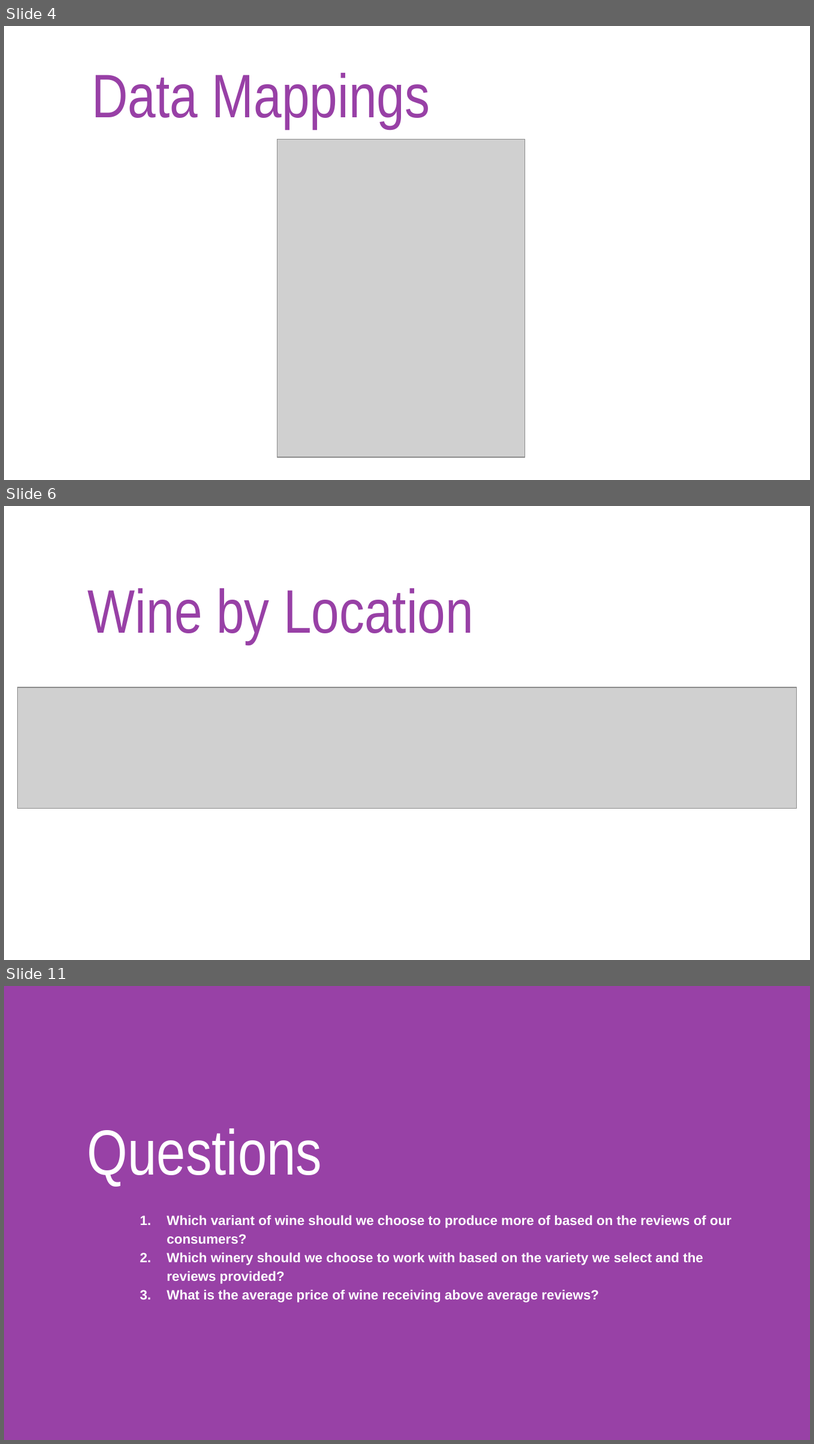
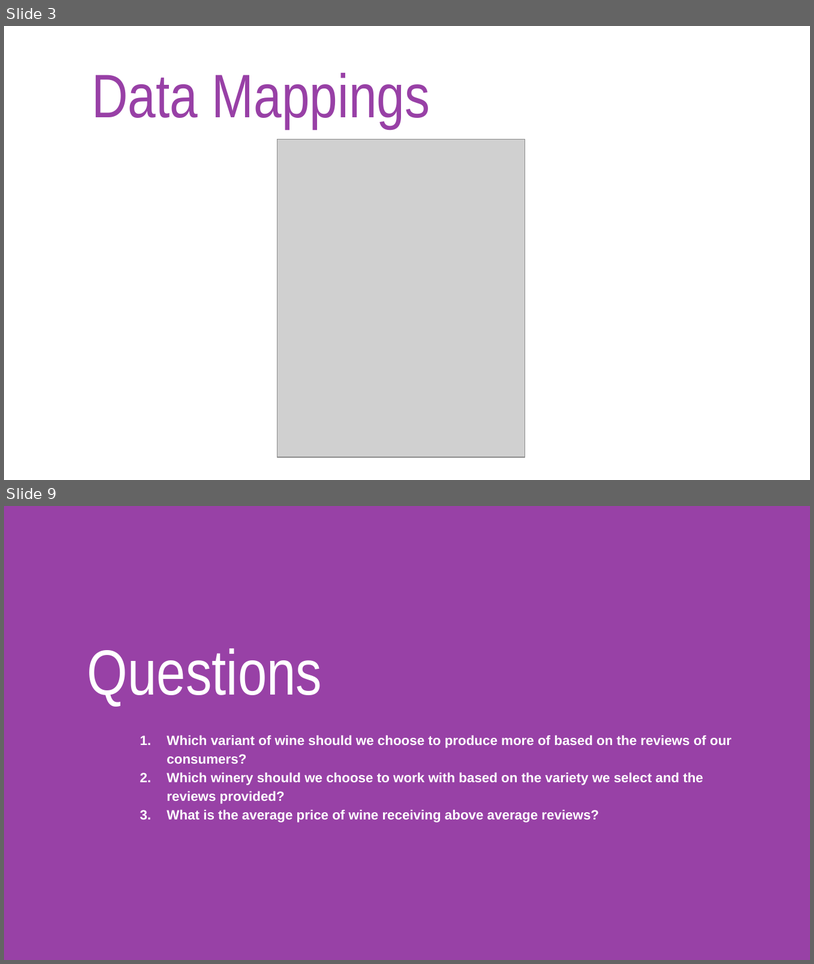
Before and after one commit to ImanJJ305/Liquor_Analysis, a slide deck: Presentation/Wine Analysis.pptx. Shown one above the other, each under a label of ours: slides 4, 6 and 11 before the commit, slides 3 and 9 after it; the slides between them are not shown. The pictures are 814x1444 and 814x964 pixels, drawn with LibreOffice and Linux fonts; fonts in the diff are those of the drawing; grey boxes stand for pictures; background and template pictures are left out. Boxes give left, top, right and bottom in pixels: in the first picture for what was removed or moved away, otherwise in the second. Text is boxed around its words. In the diff, an @@ line names an element or a change of style, - is before the commit and + after.

```diff
--- a/Presentation/Wine Analysis.pptx
+++ b/Presentation/Wine Analysis.pptx
@@ slide 6 removed at [4,506,810,960], background picture (left out) @@
@@ title removed at [88,588,474,645] @@
-Wine by Location
@@ picture removed at [18,687,797,808] @@
@@ what was slide 4 is now slide 3 @@
@@ what was slide 11 is now slide 9 @@
```
Also in this commit, not shown: 5 slides changed, 3 slides added, 5 other slides removed.
